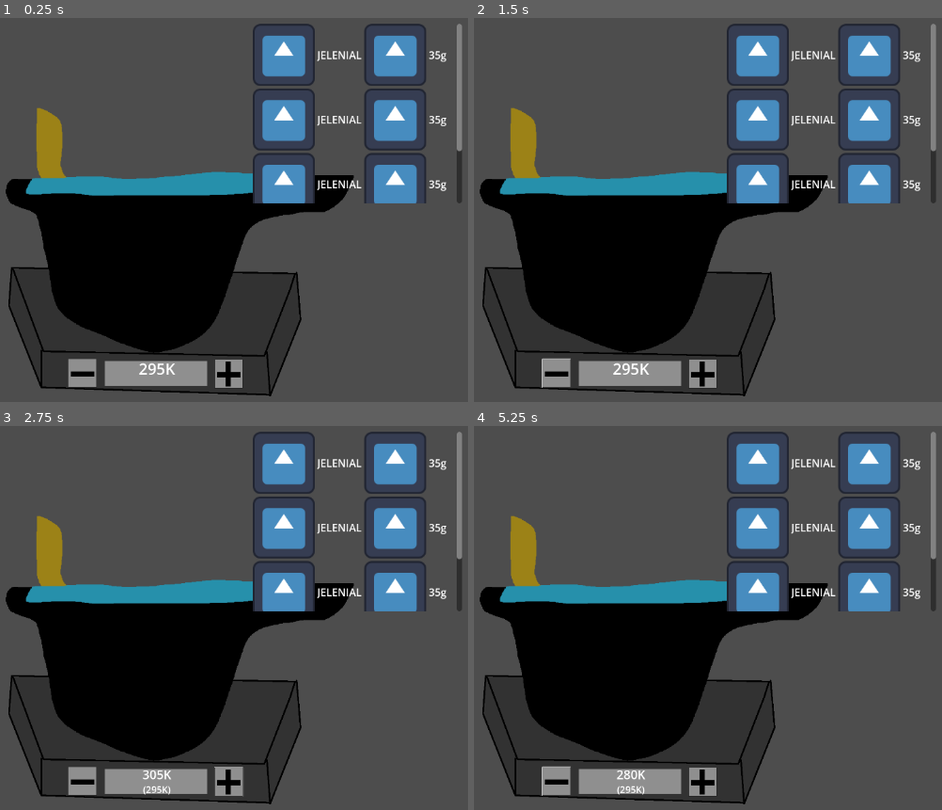
Above: before the commit, frames 1-4 (two rows, left to right).
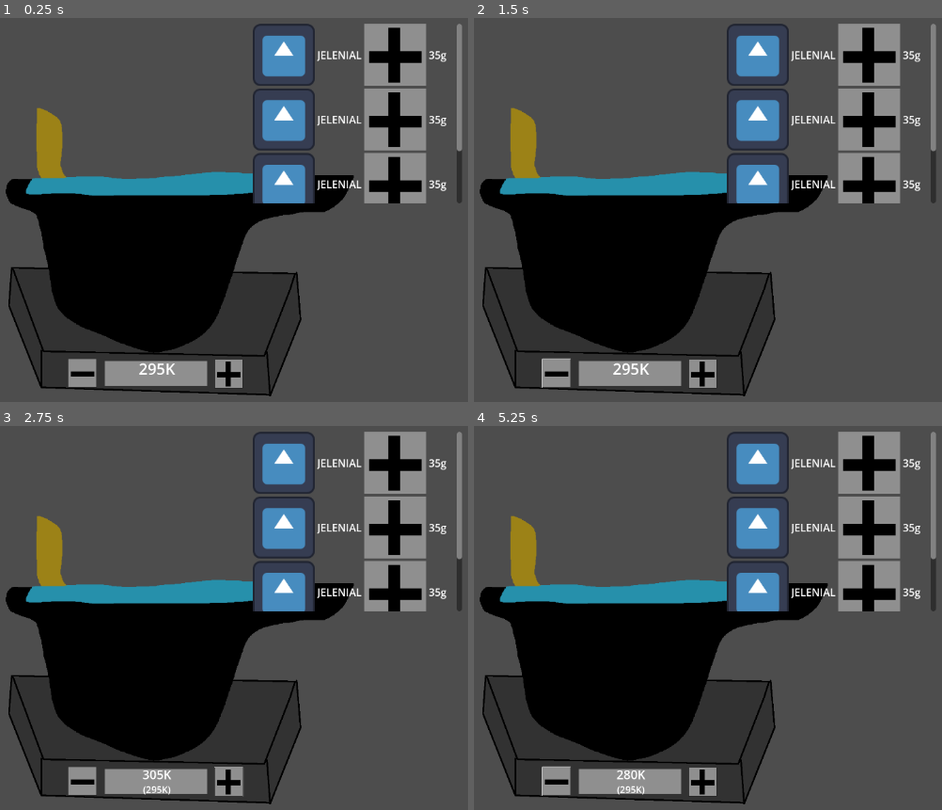
Above: after the commit, the same moments.

Repository: Gutek8134/poison-craft
Game: Godot game, scene res://scenes/prefabs/cauldron.tscn
Same seed, same stepped clock (60 frames per second), same inputs: the game is played once before the commit and once after it. The project has no main scene, so this scene is started directly. The engine's default icon, where the game draws it, is replaced by a stand-in: a white triangle on a blue panel in a dark square.
Inputs (mouse positions are in pixels of both pictures, inside the frame that each line leads up to):
- Up to frame 1 (0.25 s): no input
- Up to frame 2 (1.5 s): click (703, 375) at 0.5 s; click (558, 375) at 1.25 s
- Up to frame 3 (2.75 s): click (229, 783) at 2 s
- Up to frame 4 (5.25 s): click (558, 783) at 2.75 s; click (703, 783) at 3.5 s; click (558, 783) at 4.25 s; tap Enter at 5 s; hold Shift from 5.03 s (still down)

The runs differ from the first frame. In frame 1, 6.1% of the frame differs, in the area x 77-92%, y 1-49%; in frame 2, 6.1%; in frame 3, 6.1%; in frame 4, 6.1%.

Commit message:
representation updating

Diff:
--- a/content/data/substance_data_resources/Jelenial_gas.tres
+++ b/content/data/substance_data_resources/Jelenial_gas.tres
@@ -1,5 +1,6 @@
-[gd_resource type="Resource" script_class="SubstanceData" load_steps=2 format=3 uid="uid://c3w2baqpvnm2q"]
+[gd_resource type="Resource" script_class="SubstanceData" load_steps=3 format=3 uid="uid://c3w2baqpvnm2q"]
 
+[ext_resource type="Texture2D" uid="uid://3ugdclamlyxd" path="res://icon.svg" id="1_rqhic"]
 [ext_resource type="Script" path="res://scripts/dataclasses/substance_data.gd" id="2_k20nh"]
 
 [resource]
@@ -11,3 +12,4 @@
 melting_temperature = 270
 ignition_temperature = 500
 vaporisation_temperature = 400
+icon = ExtResource("1_rqhic")
--- a/scenes/prefabs/ui/substance_repr.tscn
+++ b/scenes/prefabs/ui/substance_repr.tscn
@@ -1,11 +1,16 @@
-[gd_scene load_steps=2 format=3 uid="uid://daodn204vfhht"]
+[gd_scene load_steps=4 format=3 uid="uid://daodn204vfhht"]
 
+[ext_resource type="Script" path="res://scripts/ui/substance_repr.gd" id="1_85tap"]
 [ext_resource type="Texture2D" uid="uid://3ugdclamlyxd" path="res://icon.svg" id="1_rsgho"]
+[ext_resource type="Resource" uid="uid://c3w2baqpvnm2q" path="res://content/data/substance_data_resources/Jelenial_gas.tres" id="2_djful"]
 
 [node name="HFlowContainer" type="HFlowContainer"]
 layout_direction = 2
 offset_right = 304.0
 offset_bottom = 95.0
+script = ExtResource("1_85tap")
+substance = ExtResource("2_djful")
+amount = 35
 
 [node name="SubstanceSymbol" type="TextureRect" parent="."]
 custom_minimum_size = Vector2(95.355, 0)
--- a/scripts/dataclasses/substance_data.gd
+++ b/scripts/dataclasses/substance_data.gd
@@ -15,7 +15,7 @@
 @export var vaporisation_temperature: int = 400
 
 @export_group("Graphics")
-@export var icon: Image
+@export var icon: Texture2D
 
 var name: String:
     get:
@@ -68,7 +68,7 @@
     melting_temperature = p_melting_temperature
     ignition_temperature = p_ignition_temperature
     vaporisation_temperature = p_vaporisation_temperature
-    icon = Image.new()
+    icon = Texture2D.new()
 
 func _eq(other: SubstanceData) -> bool:
     return name == other.name
--- a/scripts/ui/substance_repr.gd
+++ b/scripts/ui/substance_repr.gd
@@ -1,11 +1,26 @@
 extends Node
 
+@export var substance: SubstanceData
+@export var amount: int
+
+var gas_image := preload ("res://content/images/states of matter/gas.png") as Texture2D
+var liquid_image := preload ("res://content/images/states of matter/liquid.png") as Texture2D
+var solid_image := preload ("res://content/images/states of matter/solid.png") as Texture2D
 
 # Called when the node enters the scene tree for the first time.
-func _ready():
-	pass # Replace with function body.
+func _process(_delta):
+	($SubstanceSymbol as TextureRect).texture = substance.icon
 
+	($VBoxContainer/SubstanceName as RichTextLabel).text = "[center]%s[/center]" % [substance.substance_type.to_upper()]
 
-# Called every frame. 'delta' is the elapsed time since the previous frame.
-func _process(delta):
-	pass
+	match substance.current_state_of_matter:
+		SubstanceData.STATE_OF_MATTER.GAS:
+			($SubstanceState as TextureRect).texture = gas_image
+
+		SubstanceData.STATE_OF_MATTER.LIQUID:
+			($SubstanceState as TextureRect).texture = liquid_image
+
+		SubstanceData.STATE_OF_MATTER.SOLID:
+			($SubstanceState as TextureRect).texture = solid_image
+
+	($VBoxContainer2/Amount as RichTextLabel).text = "[center]%dg[/center]" % [amount]
Binary file added: content/images/states of matter/gas.png
Not shown, added: content/images/states of matter/gas.png.import
Binary file added: content/images/states of matter/liquid.png
Not shown, added: content/images/states of matter/liquid.png.import
Binary file added: content/images/states of matter/solid.png
Not shown, added: content/images/states of matter/solid.png.import
